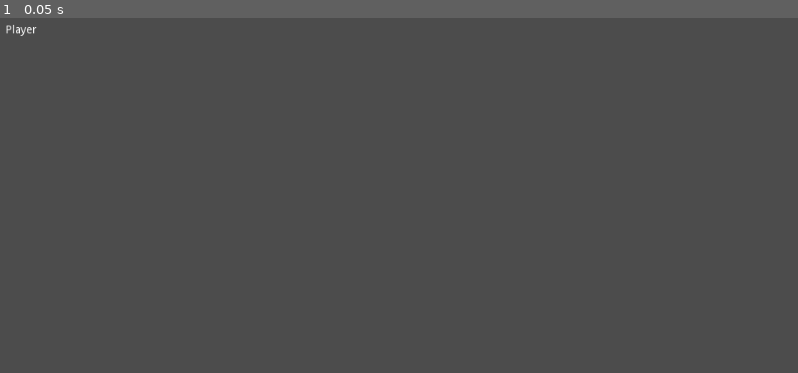
Above: before the commit, frame 1.
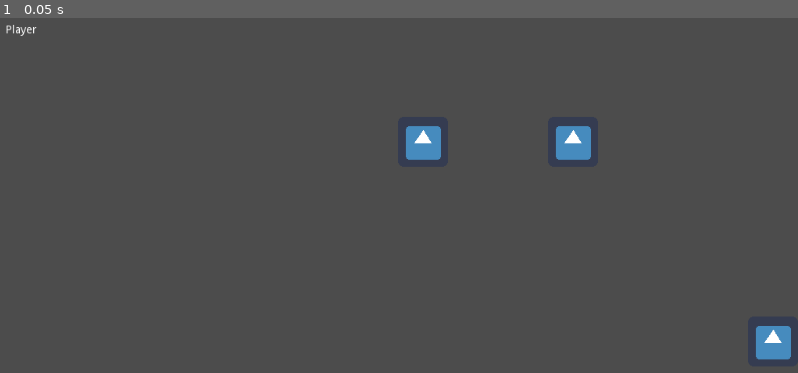
Above: after the commit, the same moment.

Repository: blazecus/Pogo
Game: Godot game, scene res://Game.tscn
The game is run twice, just before and just after one commit, with the same random seed, the same clock (stepped at 60 frames per second) and the same inputs. This scene is started directly instead of the project's main scene. The engine's default icon, where the game draws it, is replaced by a stand-in: a white triangle on a blue panel in a dark square.
Inputs:
- Up to frame 1 (0.05 s): no input

The runs differ from the first frame. In frame 1, 1.2% of the frame differs, in the area x 50-100%, y 30-97%.

Commit message:
map customs finally work!

Diff:
--- a/Game.gd
+++ b/Game.gd
@@ -1,12 +1,15 @@
 extends Node2D
 
+var done = true
+func _ready():
 
-func _ready():
+
 	# Connect event handler to the player_list_changed signal
 	network.connect("player_list_changed", self, "_on_player_list_changed")
 	# If we are in the server, connect to the event that will deal with player despawning
 	if (get_tree().is_network_server()):
 		network.connect("player_removed", self, "_on_player_removed")
+
 
 	# Update the lblLocalPlayer label widget to display the local player name
 	$HUD/PanelPlayerList/lblLocalPlayer.text = gamestate.player_info.name
@@ -14,13 +17,19 @@
 	# Spawn the players
 	if (get_tree().is_network_server()):
 		spawn_players(gamestate.player_info, 1)
+		read_map()
 		#sync_bots(-1)    # The amount doesn't matter because it will be calculated in the function body
 	else:
 		rpc_id(1, "spawn_players", gamestate.player_info, -1)
+		rpc_id(1, "read_map")
+
+
 		#HUDrpc_id(1, "sync_bots", -1)
-	read_map()
+
+
 
 func _on_player_list_changed():
+
 	print("Got the player_list_changed event")
 
 	# First remove all children from the boxList widget
@@ -33,6 +42,9 @@
 			var nlabel = Label.new()
 			nlabel.text = network.players[p].name
 			$HUD/PanelPlayerList/boxList.add_child(nlabel)
+	rpc_id(1, "read_map")
+
+
 
 
 func _on_player_removed(pinfo):
@@ -78,6 +90,21 @@
 	# Finally add the actor into the world
 	add_child(nactor)
 
+remote func read_map(old_content = ""):
+	if (get_tree().is_network_server()):
+		old_content = network.server_info.map_content
+		for id in network.players:
+			if id != 1:
+				rpc_id(id, "read_map", old_content)
+
+	$TileMap.clear()
+	var content = old_content.split("\n")
+	content.remove(len(content) - 1)
+
+	for i in content:
+		var comma = i.find(",")
+		$TileMap.set_cell(int(i.substr(1,comma)), int(i.substr(comma+2,len(i)-1)), 0)
+
 
 remote func despawn_player(pinfo):
 	if (get_tree().is_network_server()):
@@ -92,18 +119,8 @@
 	# Try to locate the player actor
 	var player_node = get_node(str(pinfo.net_id))
 	if (!player_node):
-		print("Cannoot remove invalid node from tree")
+		print("Cannot remove invalid node from tree")
 		return
 
 	# Mark the node for deletion
 	player_node.queue_free()
-
-func read_map():
-	$TileMap.clear()
-	var content = network.server_info.map_content.split("\n")
-
-	content.remove(len(content) - 1)
-
-	for i in content:
-		var comma = i.find(",")
-		$TileMap.set_cell(int(i.substr(1,comma)), int(i.substr(comma+2,len(i)-1)), 0)
--- a/Network.gd
+++ b/Network.gd
@@ -11,7 +11,7 @@
 	max_players = 0,      # Maximum allowed connections
 	used_port = 0,        # Listening port
 	current_map = "level1.txt", #current map
-	map_content = ""
+	map_content = "" #map content
 }
 
 
--- a/gamestate.gd
+++ b/gamestate.gd
@@ -7,13 +7,8 @@
 	char_color = Color(1, 1, 1),       # By default don't modulate the icon color
 }
 
-var spawned_bots = 0
-var bot_info = {}
+
 
 
 func _ready():
 	randomize()
-
-	# Initialize the bot list
-	for id in range(1, 16):
-		bot_info[id] = { name = "Bot_" + str(id), actor_path = "res://bot.tscn" }
Not shown, removed: levels/level1.txt
Not shown, added: levels/level6.txt
